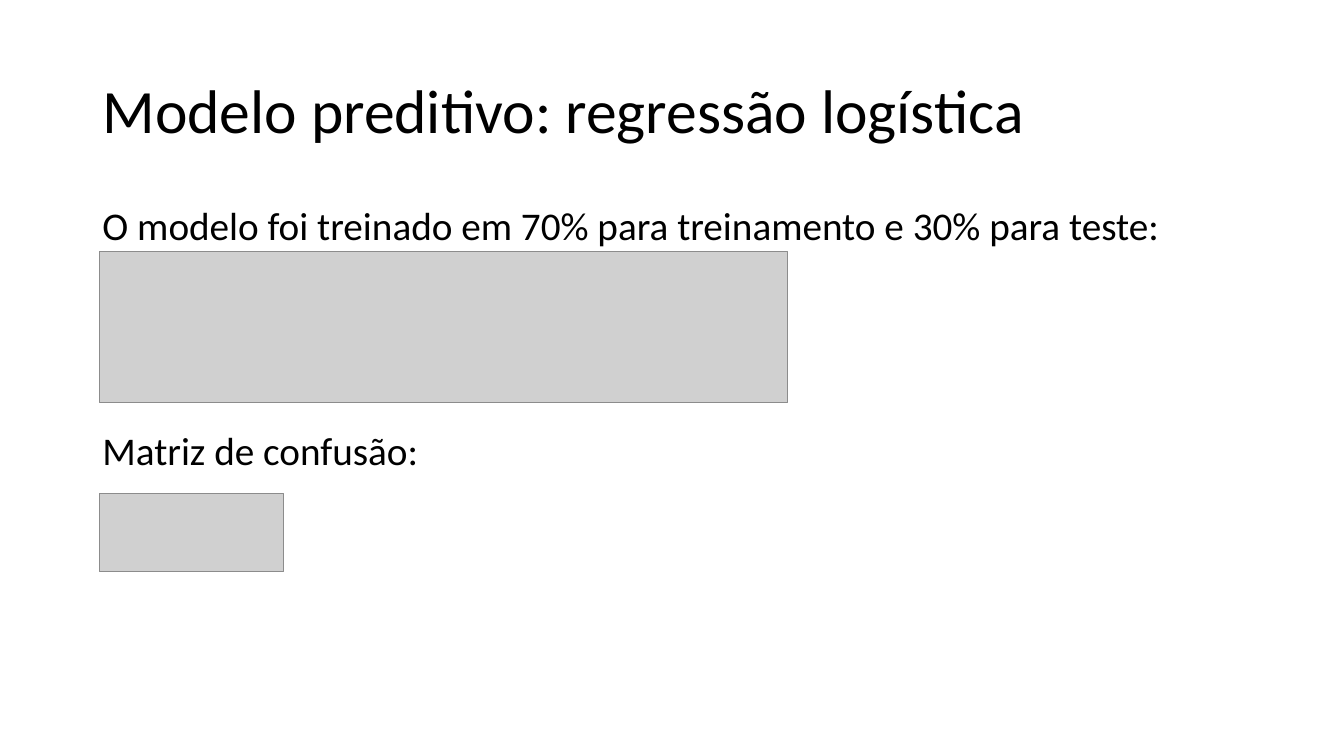
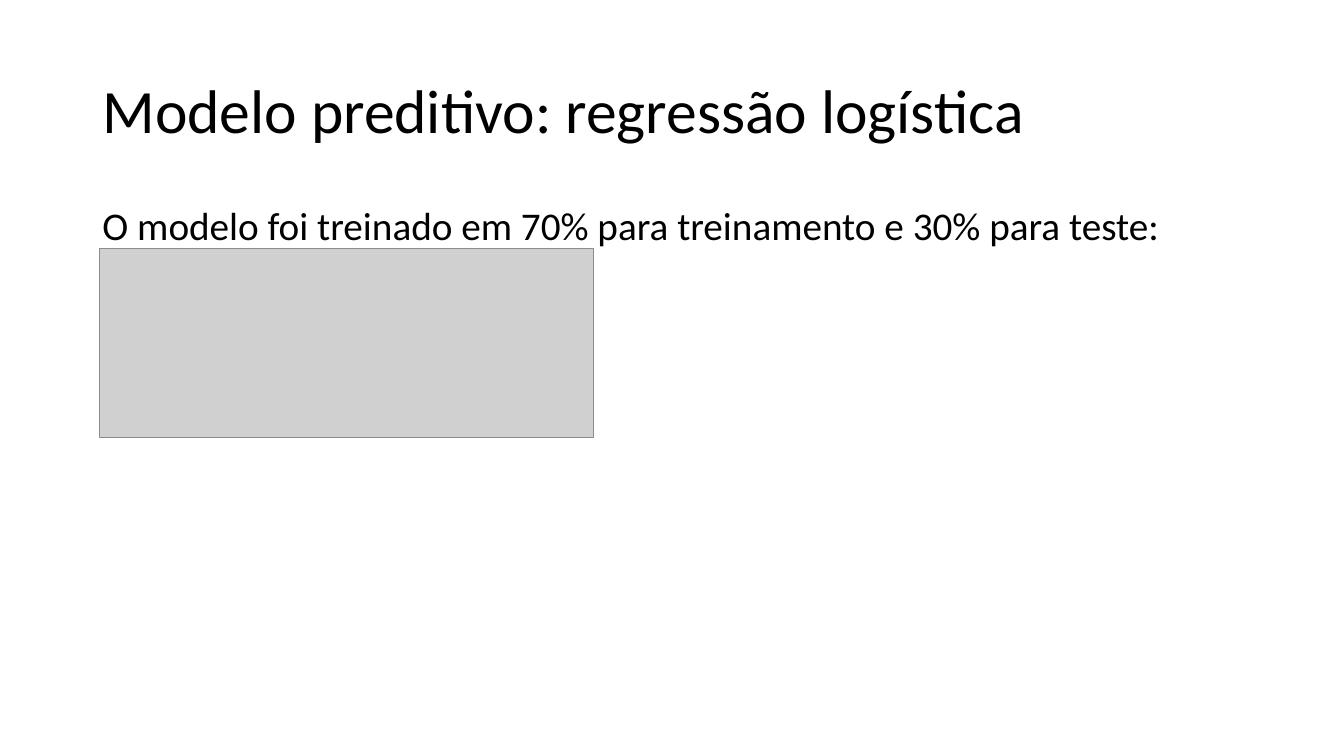
Before and after one commit to padovese/academic-projects, a slide deck: slide 7 of regressao/apresentacao.pptx (slide 6 before the commit). Drawn at 1344x756 pixels with LibreOffice and Linux fonts; fonts in the diff are those of the drawing; grey boxes stand for pictures. Boxes give left, top, right and bottom in pixels: in the first picture for what was removed or moved away, otherwise in the second. Text is boxed around its words. In the diff, an @@ line names an element or a change of style, - is before the commit and + after.

```diff
--- a/regressao/apresentacao.pptx
+++ b/regressao/apresentacao.pptx
@@ picture: place and size @@
-picture at [99, 252, 787, 403]
+picture at [100, 249, 594, 439]
@@ text at [102, 437, 418, 466]: paragraph removed @@
-Matriz de confusão:
@@ picture removed at [99, 493, 283, 572] @@
```
Also in this commit, not shown: 1 other slide changed, 3 slides added, 1 other file.
